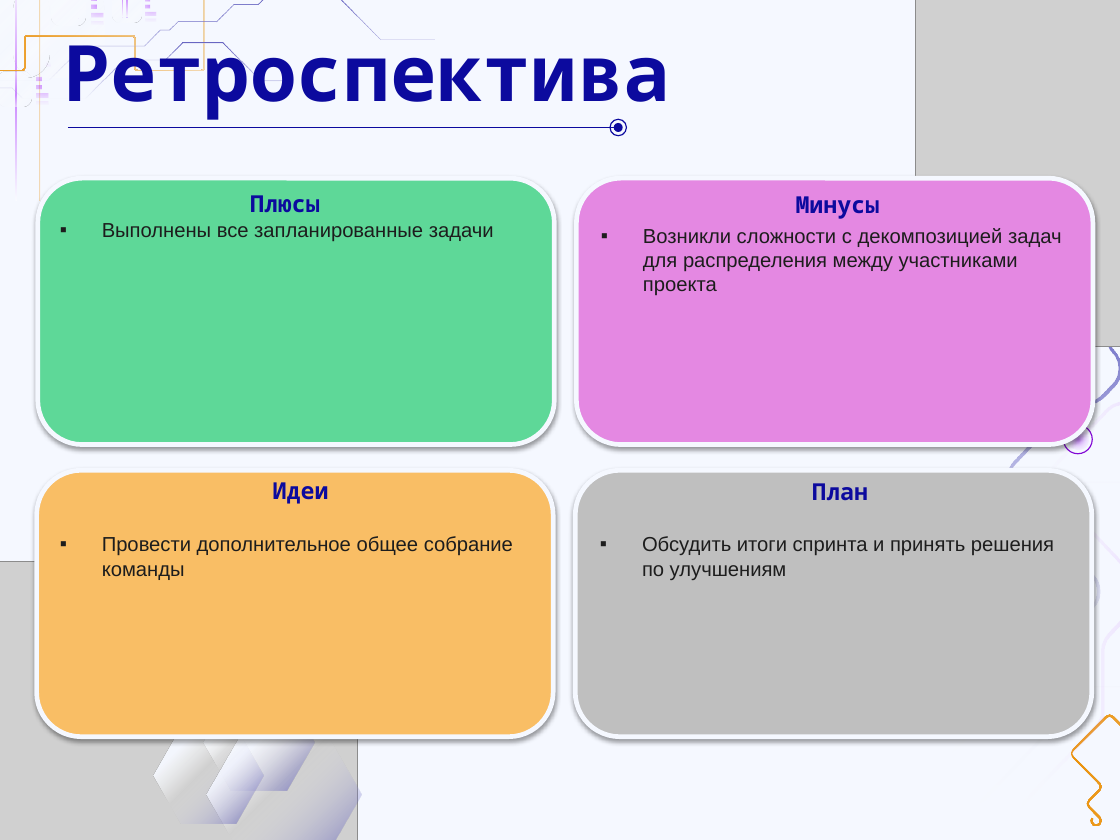
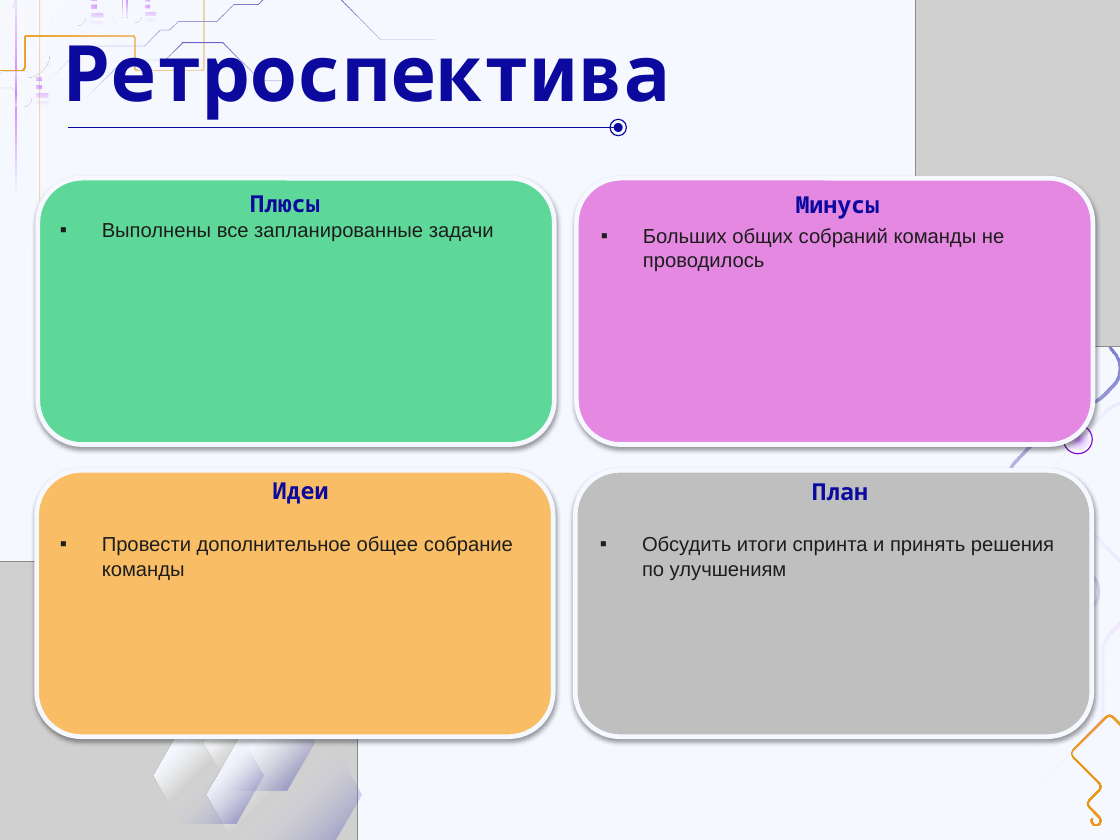
Before and after one commit to DaL1ner/virtual_queue_management_system, a slide deck: slide 10 of docs/course-work/reports/presentation/sprint-11.pptx (slide 6 before the commit). Drawn at 1120x840 pixels with LibreOffice and Linux fonts; fonts in the diff are those of the drawing; grey boxes stand for pictures. Boxes give left, top, right and bottom in pixels: in the first picture for what was removed or moved away, otherwise in the second. Text is boxed around its words. In the diff, an @@ line names an element or a change of style, - is before the commit and + after.

```diff
--- a/docs/course-work/reports/presentation/sprint-11.pptx
+++ b/docs/course-work/reports/presentation/sprint-11.pptx
@@ text at [643,228,1004,271]: text changed @@
-▪ Возникли сложности с декомпозицией задач для распределения между участниками проекта
+▪ Больших общих собраний команды не проводилось
```
Also in this commit, not shown: 1 other slide changed, 4 slides added, 2 other files.
